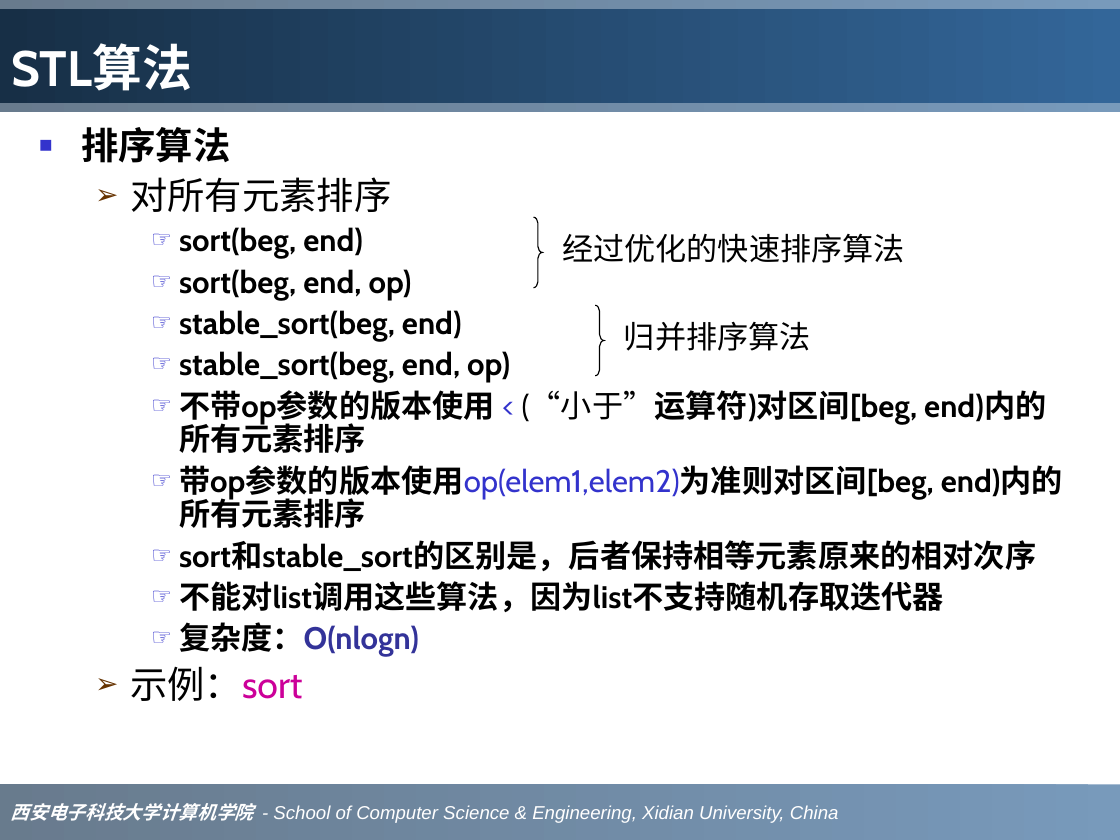
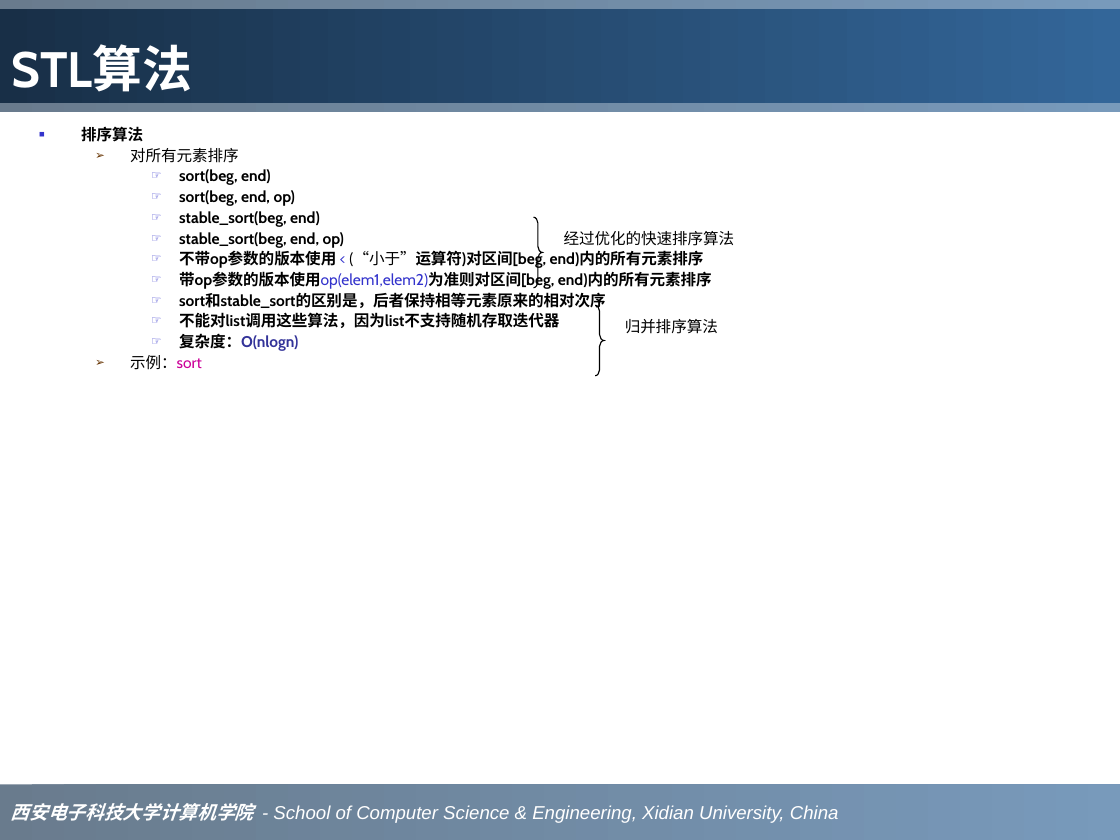
Before and after one commit to sinomiko/reading, a slide deck: slide 77 of source/CPP/C++-STL详解.ppt. Drawn at 1120x840 pixels with LibreOffice and Linux fonts; fonts in the diff are those of the drawing. Boxes give left, top, right and bottom in pixels: in the first picture for what was removed or moved away, otherwise in the second. Text is boxed around its words. In the diff, an @@ line names an element or a change of style, - is before the commit and + after.

```diff
--- a/source/CPP/C++-STL详解.ppt
+++ b/source/CPP/C++-STL详解.ppt
@@ text "排序算法" at bbox=[81, 126, 712, 370]: size 24 to 10 pt in "排序算法", "对所有元素排序", "示例：sort"; size 20 to 10 pt; font Cabin to Times New Roman in "(“小于”运算符)对区间[beg,"; less space between paragraphs @@
@@ text "经过优化的快速排序算法" at bbox=[564, 231, 735, 246]: size 20 to 10 pt; less space between paragraphs @@
@@ text "归并排序算法" at bbox=[625, 319, 718, 334]: size 20 to 10 pt; less space between paragraphs @@
```
Also in this commit, not shown: 87 other slides changed, 2 other files.
